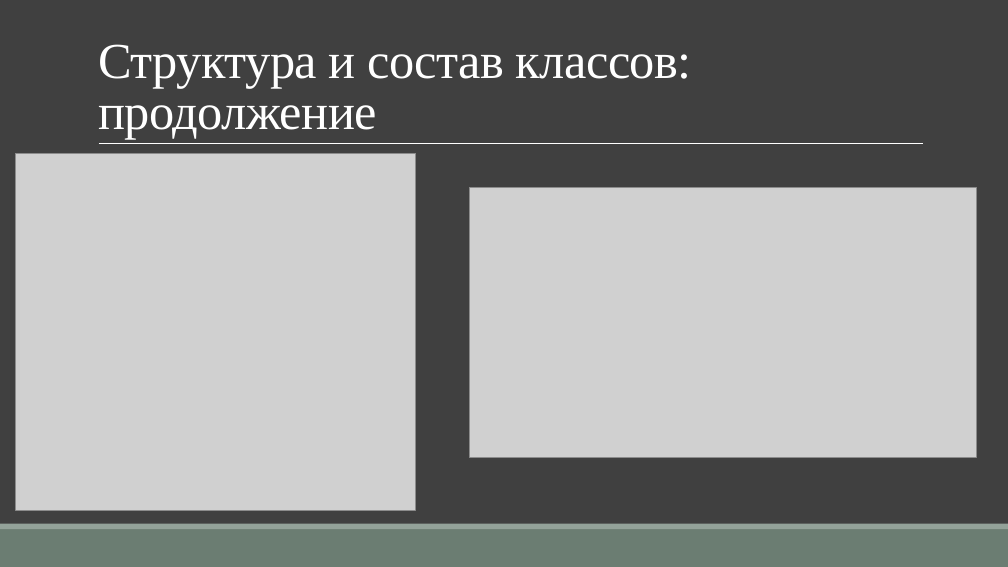
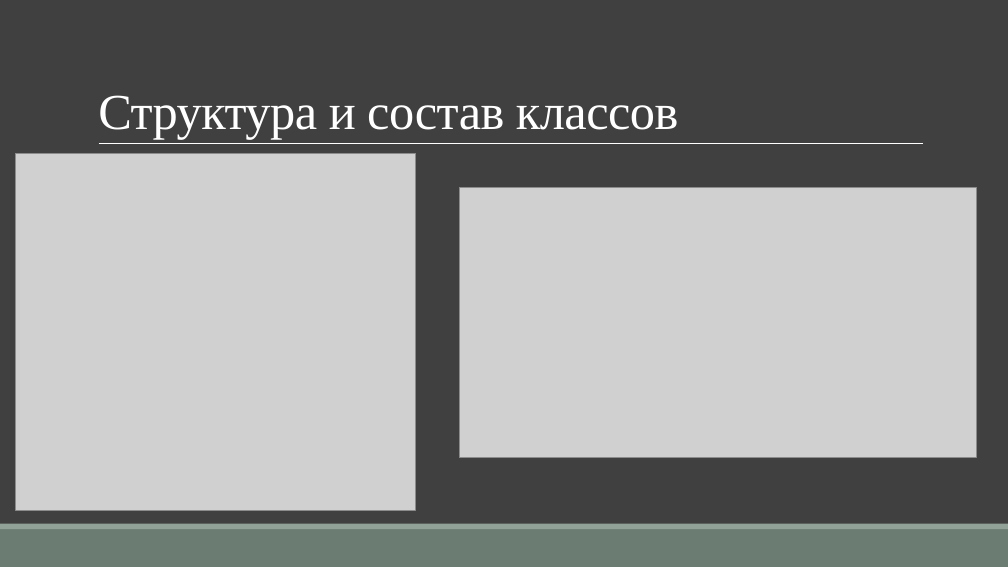
Before and after one commit to TheSawIsTheLaw/ComputerGraphicsCoursework, a slide deck: slide 11 of Presentation/CurseWorkYakuba.pptx. Drawn at 1008x567 pixels with LibreOffice and Linux fonts; fonts in the diff are those of the drawing; grey boxes stand for pictures. Boxes give left, top, right and bottom in pixels: in the first picture for what was removed or moved away, otherwise in the second. Text is boxed around its words. In the diff, an @@ line names an element or a change of style, - is before the commit and + after.

```diff
--- a/Presentation/CurseWorkYakuba.pptx
+++ b/Presentation/CurseWorkYakuba.pptx
@@ title at box(98, 95, 678, 140): text changed @@
-Структура и состав классов: продолжение
+Структура и состав классов
@@ picture: place and size @@
-picture at box(470, 188, 977, 457)
+picture at box(459, 188, 976, 457)
```
Also in this commit, not shown: 2 other slides changed, 2 other files.
